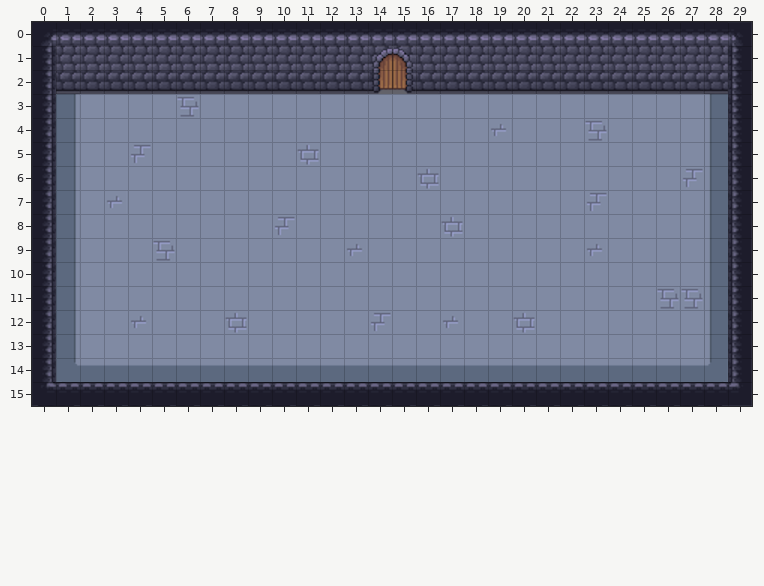
Tiled map: assets/maps/03.tmx. Above is the file before it was changed.
Cells are 64x64 px. Shown: x 0..29, y 0..15.
Once edited:
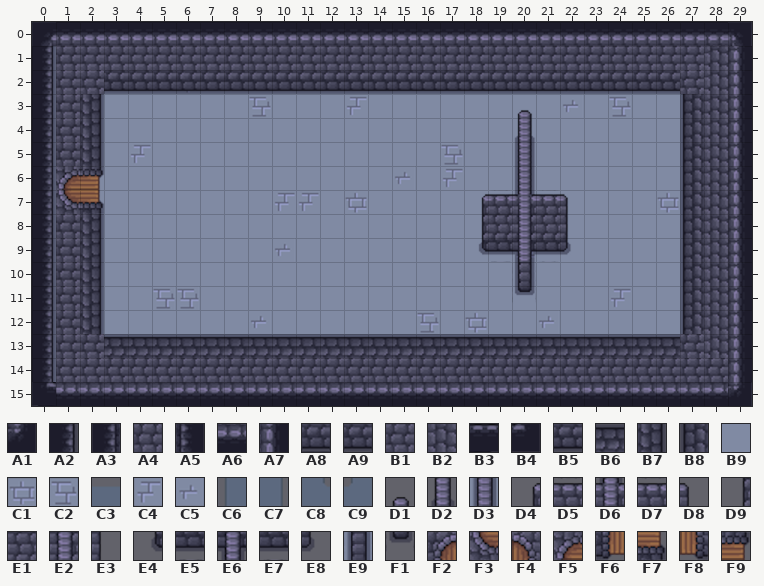
Key: from "floorwalls": A1 28 turned 90, A2 37, A3 39, A4 40, A5 41, A6 53 turned 180, A7 53 turned 90, A8 57, A9 61, B1 70, B2 70 turned 90, B3 74, B4 75, B5 87, B6 87 turned 180, B7 87 turned 270, B8 87 turned 90, B9 138, C1 228, C2 229, C3 233, C4 245, C5 246, C6 249, C7 251, C8 252, C9 253, D1 257, D2 274, D3 291, D4 306, D5 307, D6 308, D7 309, D8 310, D9 323, E1 324, E2 325, E3 327, E4 340, E5 341, E6 342, E7 343, E8 344, E9 376, F1 393, F2 450, F3 450 turned 270, F4 451, F5 451 turned 270, F6 467, F7 467 turned 270, F8 468, F9 468 turned 270.
__ is an empty cell.
Tiles replaced or removed in this view: A3, A4, A5, A8, A9, B3, B4, C1, C2, C3, C4, C5, C6, C7, C8, C9, F2, F4, F6, F8.
Tiles of an added or newly shown layer are drawn over the layers below it.
See-through tiles are keyed as they look on the map.
What changed:
Changed rows in their new state; .. is an unchanged cell.
Layer "mapa":
first column x 3:
 2 B9 B9 B9 B9 B9 B9 B9 B9 B9 B9 B9 B9 B9 B9 B9 B9 B9 B9 B9 B9 B9 B9 B9 B9
Layer "cracks":
first column x 3:
 2 .. .. .. C1 .. .. C5 .. .. .. .. .. .. .. .. .. .. .. .. C4 .. .. .. .. ..
 3 .. .. .. __ .. .. C2 .. .. .. C4 .. .. .. .. .. .. .. .. C5 .. C2 .. .. ..
 4 .. .. .. .. .. .. .. .. .. .. .. .. .. .. .. .. __ .. .. .. __ .. .. .. ..
 5 .. .. .. .. .. .. .. .. __ .. .. .. .. .. C2 .. .. .. .. .. .. .. .. .. ..
 6 .. .. .. .. .. .. .. .. .. .. .. .. C5 __ C4 .. .. .. .. .. .. .. .. .. __
 7 __ .. .. .. .. .. .. C4 C4 .. C1 .. .. .. .. .. .. .. .. .. __ .. .. C1 ..
 8 .. .. .. .. .. .. .. __ .. .. .. .. .. .. __ .. .. .. .. .. .. .. .. .. ..
 9 .. .. __ .. .. .. .. C5 .. .. __ .. .. .. .. .. .. C1 .. .. __ .. .. .. ..
11 .. .. C2 C2 .. .. .. .. .. .. .. .. .. .. .. .. .. .. .. .. .. C4 .. __ __
12 .. __ .. .. .. __ C5 .. .. .. .. __ .. C2 __ C1 .. __ C5 .. .. .. .. .. ..
13 C2 .. .. .. .. .. .. .. .. .. .. .. .. .. .. .. .. .. .. .. .. .. C5 .. ..
Layer "corners":
first column x 0:
 1 A2 .. .. .. .. .. .. .. .. .. .. .. .. .. B1 B1 .. .. .. .. .. .. .. .. .. .. .. .. B2 A7
 2 A2 B1 B1 B5 B5 B5 B5 B5 B5 B5 B5 B5 B5 B5 B5 B5 B5 B5 B5 B5 B5 B5 B5 B5 B5 B5 B5 B1 B2 A7
 3 A2 B1 B7 .. .. .. .. .. .. .. .. .. .. .. .. .. .. .. .. .. .. .. .. .. .. .. .. B8 B2 A7
 4 A2 B1 B7 .. .. .. .. .. .. .. .. .. .. .. .. .. .. .. .. .. .. .. .. .. .. .. .. B8 B2 A7
 5 A2 B1 B7 .. .. .. .. .. .. .. .. .. .. .. .. .. .. .. .. .. .. .. .. .. .. .. .. B8 B2 A7
 6 A2 __ .. .. .. .. .. .. .. .. .. .. .. .. .. .. .. .. .. .. .. .. .. .. .. .. .. B8 B2 A7
 7 A2 __ .. .. .. .. .. .. .. .. .. .. .. .. .. .. .. .. .. .. .. .. .. .. .. .. .. B8 B2 A7
 8 A2 B1 B7 .. .. .. .. .. .. .. .. .. .. .. .. .. .. .. .. .. .. .. .. .. .. .. .. B8 B2 A7
 9 A2 B1 B7 .. .. .. .. .. .. .. .. .. .. .. .. .. .. .. .. .. .. .. .. .. .. .. .. B8 B2 A7
10 A2 B1 B7 .. .. .. .. .. .. .. .. .. .. .. .. .. .. .. .. .. .. .. .. .. .. .. .. B8 B2 A7
11 A2 B1 B7 .. .. .. .. .. .. .. .. .. .. .. .. .. .. .. .. .. .. .. .. .. .. .. .. B8 B2 A7
12 A2 B1 B7 .. .. .. .. .. .. .. .. .. .. .. .. .. .. .. .. .. .. .. .. .. .. .. .. B8 B2 A7
13 A2 B1 B1 B6 B6 B6 B6 B6 B6 B6 B6 B6 B6 B6 B6 B6 B6 B6 B6 B6 B6 B6 B6 B6 B6 B6 B6 B1 B2 A7
14 A2 B1 B1 B1 B1 B1 B1 B1 B1 B1 B1 B1 B1 B1 B1 B1 B1 B1 B1 B1 B1 B1 B1 B1 B1 B1 B1 B1 B1 A7
15 .. A6 A6 A6 A6 A6 A6 A6 A6 A6 A6 A6 A6 A6 A6 A6 A6 A6 A6 A6 A6 A6 A6 A6 A6 A6 A6 A6 A6 A1
Layer "walls" (added):
first column x 18:
 3 .. .. D1 .. ..
 4 .. .. D2 .. ..
 5 .. .. D3 .. ..
 6 .. .. D3 .. ..
 7 D4 D5 D6 D7 D8
 8 D9 E1 E2 E1 E3
 9 E4 E5 E6 E7 E8
10 .. .. E9 .. ..
Layer "doors":
first column x 14:
 1 __ __
 2 __ __
first column x 1:
 6 F5 F9
 7 F3 F7
first column x 20:
11 F1
Pixel boxes of the changes (left, top, right, bottom) in both pictures:
changed: (32, 46, 752, 406)
